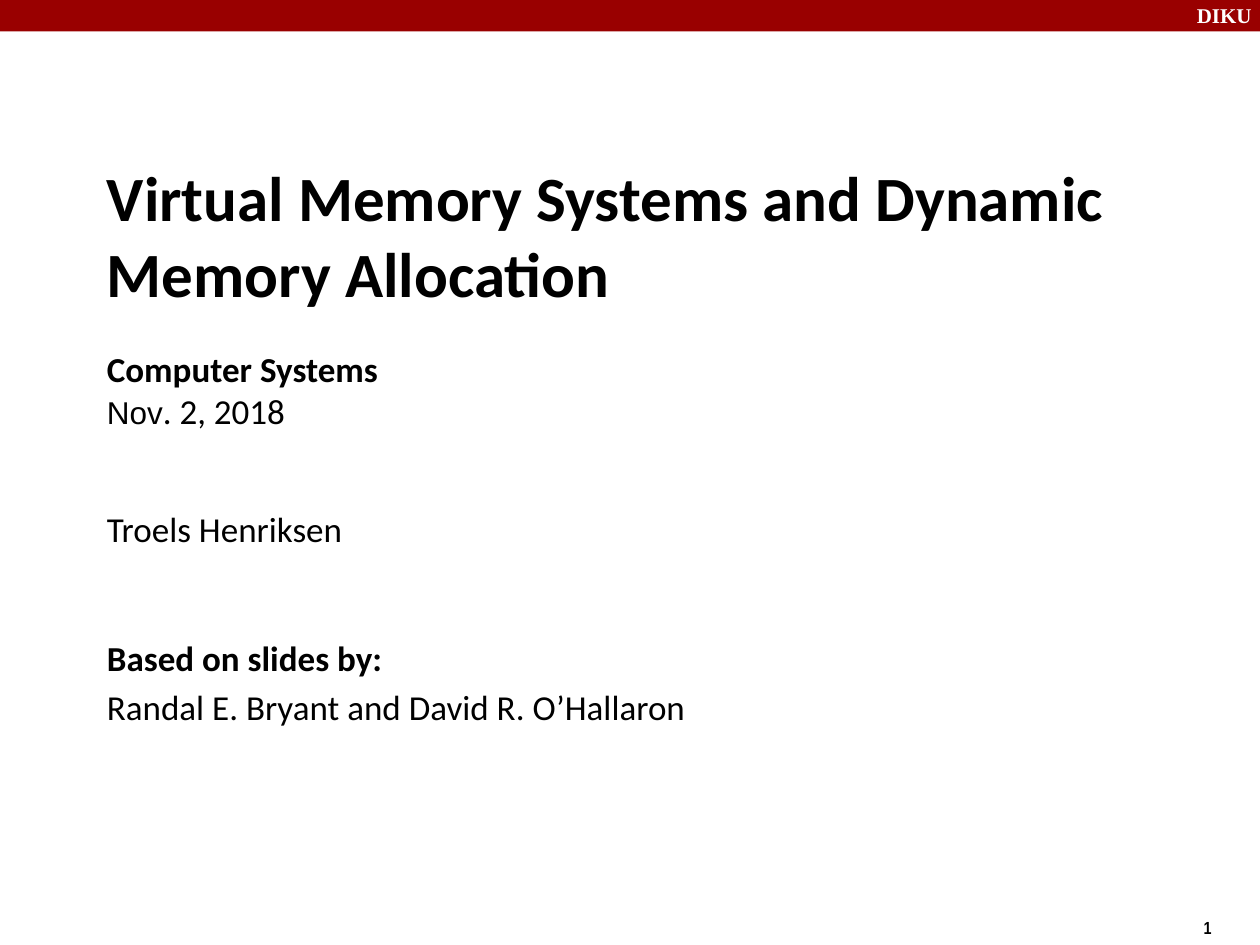
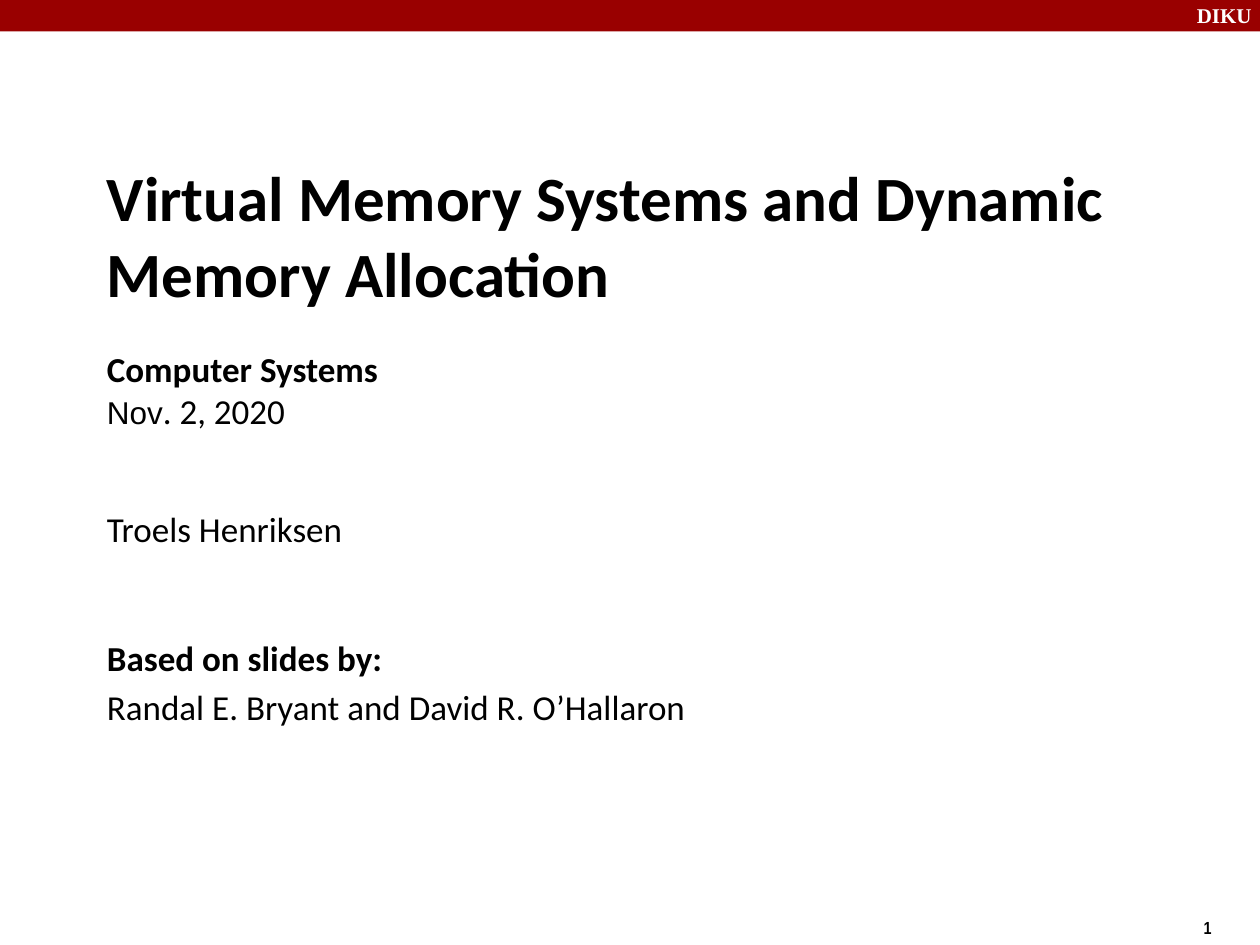
Before and after one commit to diku-compSys/compSys-e2020-pub, a slide deck: slide 1 of material/201102_virtual_memory_ii/virtual_memory_ii.odp. Drawn at 1260x945 pixels with LibreOffice and Linux fonts; fonts in the diff are those of the drawing. Boxes give left, top, right and bottom in pixels: in the first picture for what was removed or moved away, otherwise in the second. Text is boxed around its words. In the diff, an @@ line names an element or a change of style, - is before the commit and + after.

Commit message:
Update lecture a bit.

```diff
--- a/material/201102_virtual_memory_ii/virtual_memory_ii.odp
+++ b/material/201102_virtual_memory_ii/virtual_memory_ii.odp
@@ text at bbox=[107, 176, 1103, 543]: text changed @@
-Virtual Memory Systems and Dynamic Memory Allocation
-Computer Systems
-Nov. 2, 2018
-Troels Henriksen
+Virtual Memory Systems and Dynamic Memory Allocation
+Computer Systems
+Nov. 2, 2020
+Troels Henriksen
```
Also in this commit, not shown: 8 other slides changed.
